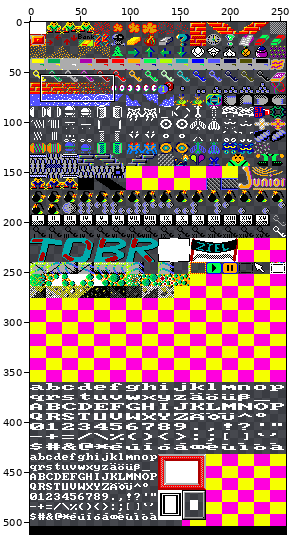
Two states of a sprite sheet, Assets/tileset.png. Above, an overview of the earlier version with the close-up marked.
Close-up. Old version:
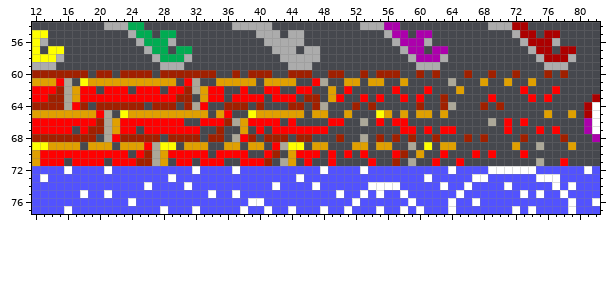
The file is 256x512 pixels. Colours within 5 levels of each other are drawn and written as one. Shown: x 12..82, y 54..77.
The result:
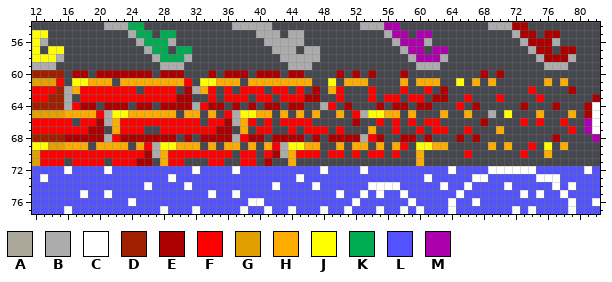
Palette (. is transparent): A #aca899  B #acacac  C #ffffff  D #a02000  E #ac0000  F #ff0000  G #e0a000  H #ffac00  J #ffff00  K #00ac52  L #5252ff  M #ac00ac
The exact change:
Changed rows in their new state; - is an unchanged pixel.
first column x 16:
60 .EE-EEEEEEE-EEE...E-EEE.EEE-EE.--.E-E.E...E-.-.---.-E.E-.---.-.-
61 .J-HHH.HHHHHHHH-.JJHHH.HHHHHHHH..J-HHH..--H-HHH-.J-H.H-.--.-H-H-
62 BH--F---F.--F-.EBH-.F--FF.-F--.E-HF.--F--.F----E-.-------.F--.-E
63 B.------------EE-.-.F--.-F.--FEE-.---.F.FF.F--EE--F--.F---.F.---
64 B-EE.EEE.EE.EEEEB-EE.E.E.EE-EE-.BF-E.-.E-EE-EE-..F-E.-.--E---E--
65 HHHH-BJ-HHHHHH.HH.H.-BJ-HH.H.H-H.-H.FBJ-HH.H..-H--H--B-J---H.--H
66 -.--EBH--------FF.--EBH-.-.F-FF--..-E.----.F-FF-----E.-.---F--F-
67 -F-EE.H--F..-----FFEE-H--F..-.----F---H--F..F.F-.-F---H.---.-.-F
68 EEEEEB-EEEEEEE.E.EEEEB-EE.EEEE.E-EEEEBFE-.EE-E.--E.E.----.---E.-
69 HHH.HHHH.H-B--HHH.H-HH-H.H-B--HH.-H-HH-H.HF.J-HH.----H-H.-F.J-H.
70 --------F-EBH-----F--.-F--EBH-----F.F.FF--.-H--.--F.-.------H---
71 ---------EE.HF-.-.------.E-.H-.--.----.--.-.H-.--.---------.--.-
Changed places in both close-ups, as pixel boxes (x1, y1, x2, y2):
changed: (64, 70, 576, 166)
